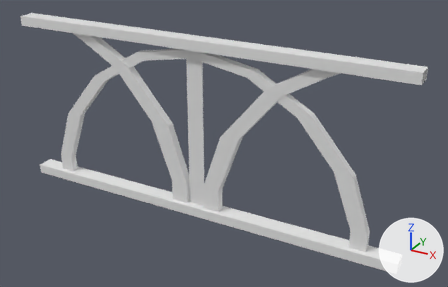
One commit to the FBX model Assets/Objects/Imports/Railing01.fbx: the scene before it, then after it.
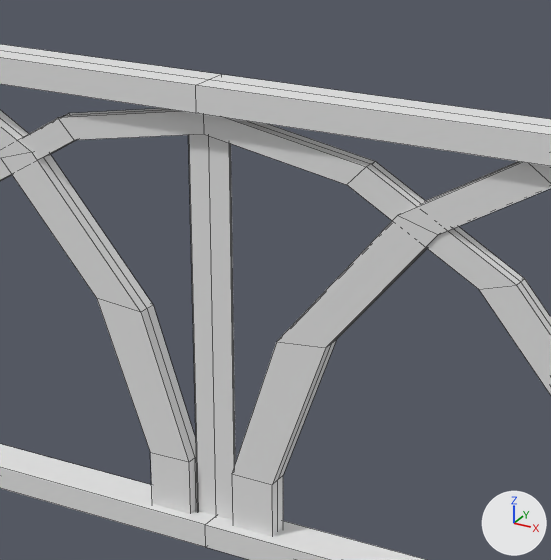
Each version is shown whole from a 50 mm lens placed at (15.13, -0.81, 9.71), pointed at (12.59, 3.81, 7.4), then close up on the part from 26% to 72% of the width and 3% to 77% of the height. Every picture has the same lights, and +X, +Y and +Z are marked at lower right. The close-ups show mesh edges as thin lines. Where no turn or scale is listed for an object, it has been applied to the vertices.

Script lines for the objects in view, before the commit:
```python
me_plane_007 = bpy.data.meshes.new('Plane.007')
me_plane_007.from_pydata(...)  # 186 vertices, 168 faces; spans x -1.98..1.98, y -0.08..0.08, z 0.01..1.74
ob_plane_003 = bpy.data.objects.new('Plane.003', me_plane_007)
ob_plane_003.location = (12.34, 3.726, 6.638)
```
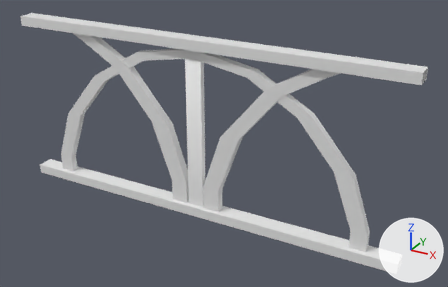
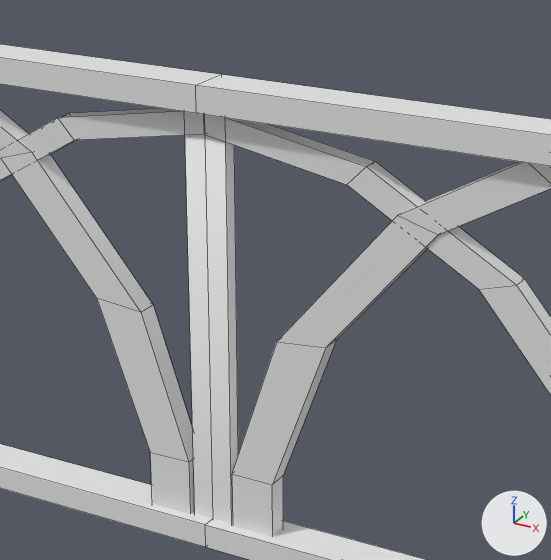
The newer file is also turned or shifted as a whole; pictures and numbers use the older file's frame.

The change, as a list of edits to the scene's bpy script:
```text
Change me_plane_007:
    used by ob_plane_003; location = (12.34, 3.726, 6.638)
    remove me_plane_007.from_pydata(...)  # 186 vertices, 168 faces; spans x -1.98..1.98, y -0.08..0.08, z 0.01..1.74
    add me_plane_007.from_pydata(...)  # 128 vertices, 112 faces; spans x -1.98..1.98, y -0.08..0.08, z 0.01..1.74
    me_plane_007 part 1: the loose piece of 18 vertices spanning x -0.08..0.08, y -0.01..0.01, z 0.03..1.73 is rebuilt with 12 vertices and now spans x -0.08..0.08, y -0.03..0.03, z 0.03..1.73
    me_plane_007 part 2
    52 vertices are removed from x -1.98..1.98, y 0.0, z 0.01..1.74
    100 faces are deleted
    50 new faces join them
```

Changed parts and their boxes [x1, y1, x2, y2] in the close-ups (551 x 560 px):
part 1 of me_plane_007, rebuilt (12% wider)
    before: [188, 134, 235, 520]
    after: [185, 134, 238, 524]
part 2 of me_plane_007, cut back
    both: [0, 44, 551, 536]
